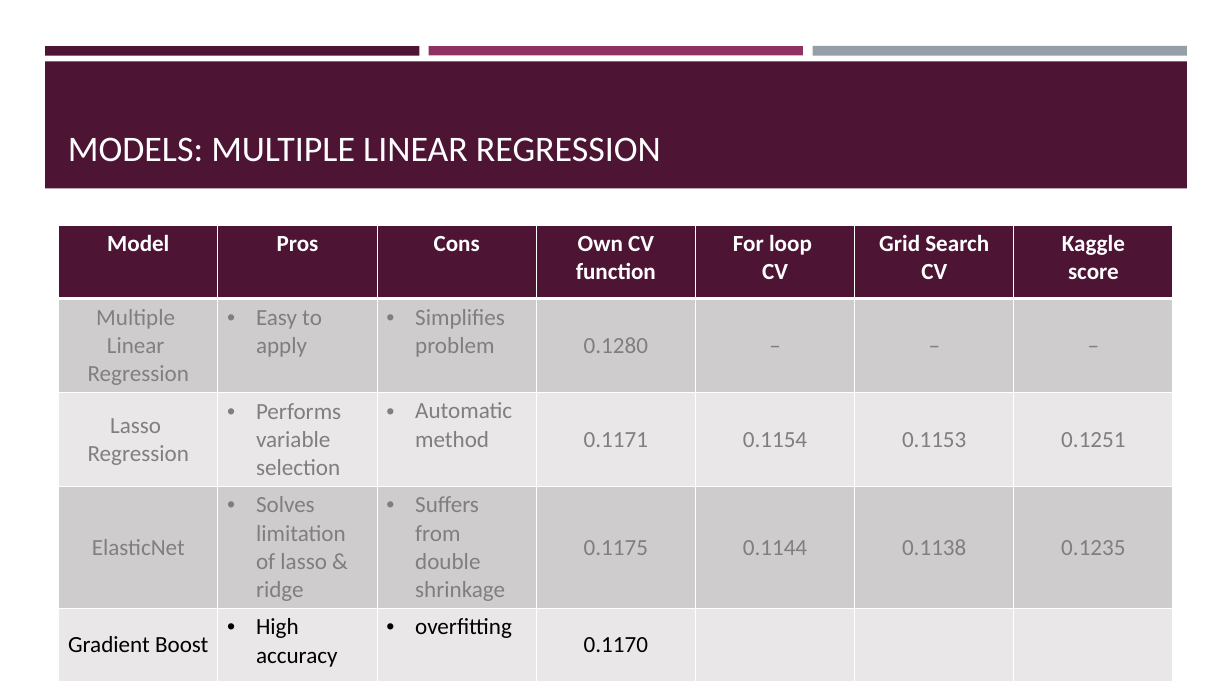
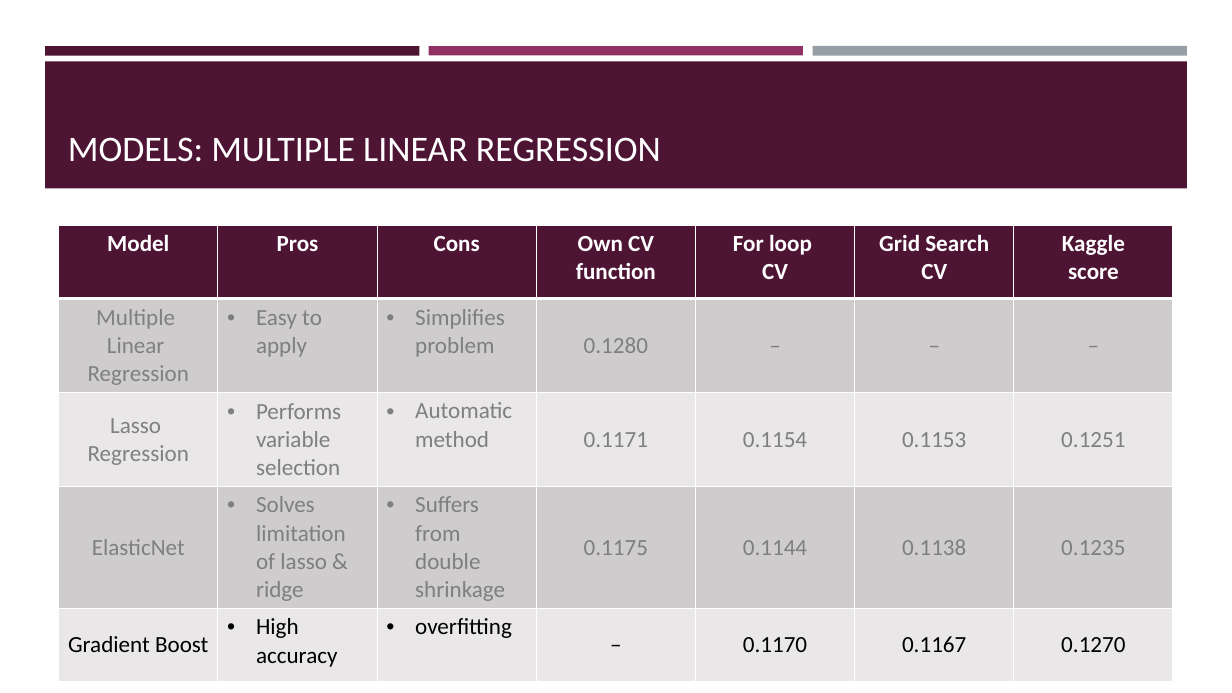
Before and after one commit to mjoy296/Machine-Learning-Project, a slide deck: slide 17 of SkewedKurtosis3.pptx. Drawn at 1232x693 pixels with LibreOffice and Linux fonts; fonts in the diff are those of the drawing. Boxes give left, top, right and bottom in pixels: in the first picture for what was removed or moved away, otherwise in the second. Text is boxed around its words. In the diff, an @@ line names an element or a change of style, - is before the commit and + after.

Commit message:
final

```diff
--- a/SkewedKurtosis3.pptx
+++ b/SkewedKurtosis3.pptx
@@ table at <box>59,226,1172,677</box> @@
-row 5: Gradient Boost | High accuracy | overfitting | 0.1170 |  |  | 
+row 5: Gradient Boost | High accuracy | overfitting | – | 0.1170 | 0.1167 | 0.1270
```
